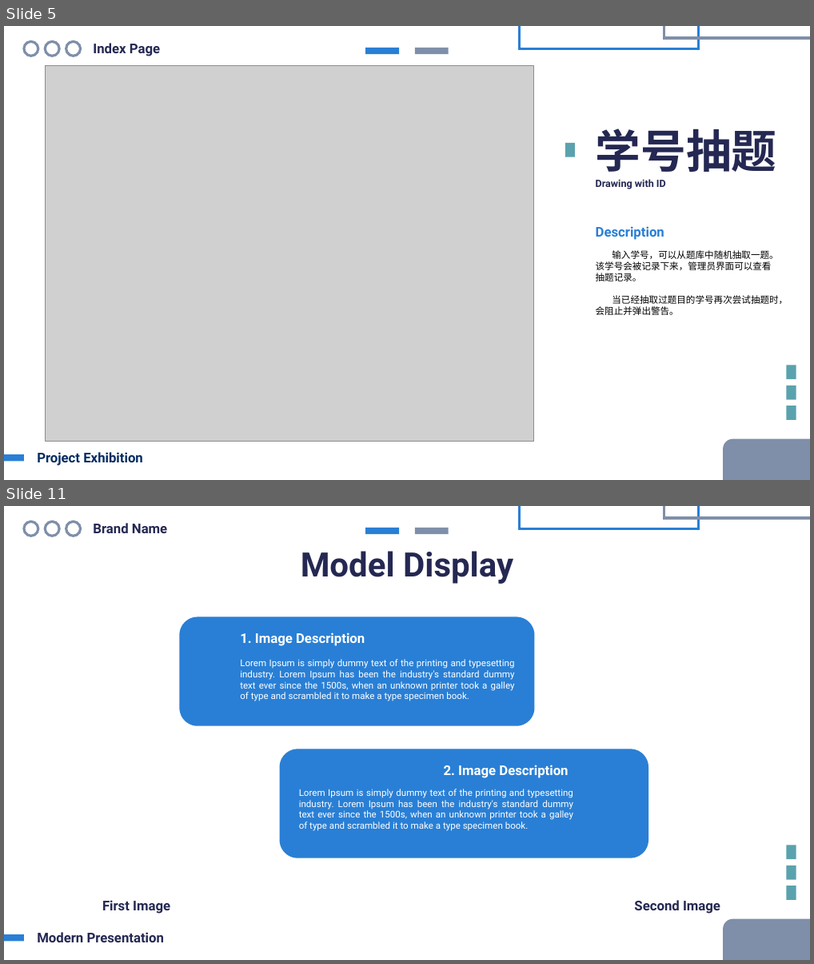
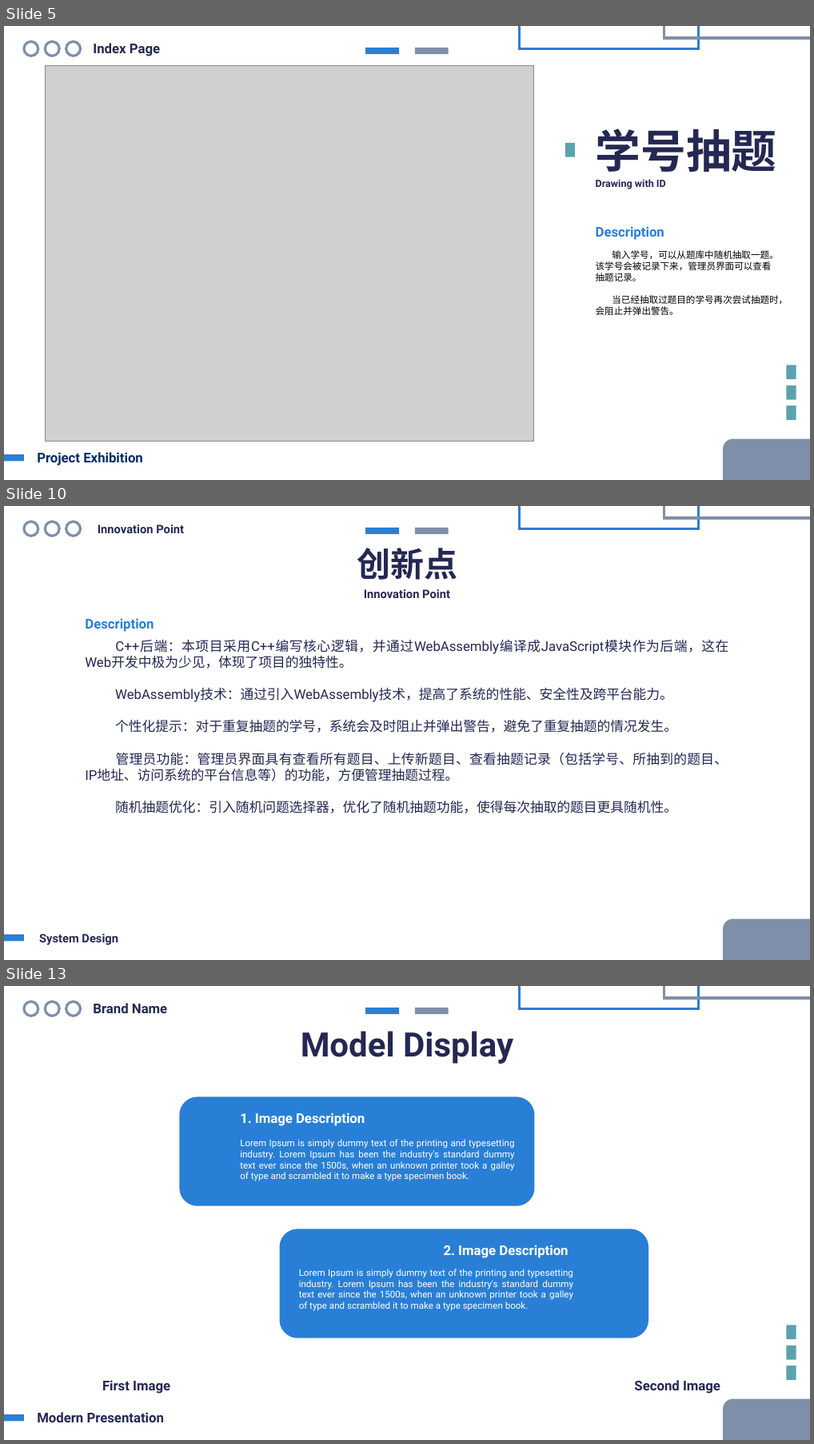
Before and after one commit to HoshiMeisa/Question-Drawing-System, a slide deck: ThesisDefense.pptx. Shown one above the other, each under a label of ours: slides 5 and 11 before the commit, slides 5, 10 and 13 after it; the slides between them are not shown. The pictures are 814x964 and 814x1444 pixels, drawn with LibreOffice and Linux fonts; fonts in the diff are those of the drawing; grey boxes stand for pictures. Boxes give left, top, right and bottom in pixels: in the first picture for what was removed or moved away, otherwise in the second. Text is boxed around its words. In the diff, an @@ line names an element or a change of style, - is before the commit and + after.

```diff
--- a/ThesisDefense.pptx
+++ b/ThesisDefense.pptx
@@ slide 10 added at [4, 506, 810, 960], background #FFFFFF @@
@@ ellipse added at [24, 522, 38, 536], outline #7F8FA9 3 pt @@
@@ ellipse added at [45, 522, 60, 536], outline #7F8FA9 3 pt @@
@@ ellipse added at [66, 522, 81, 536], outline #7F8FA9 3 pt @@
@@ text added at [98, 524, 184, 533], 14 pt, text #242852, bold @@
+Innovation Point
@@ rectangle added at [366, 528, 399, 535], fill #297FD5 @@
@@ rectangle added at [415, 528, 449, 535], fill #7F8FA9 @@
@@ rectangle added at [520, 506, 699, 529], outline #297FD5 3 pt @@
@@ rectangle added at [665, 506, 810, 518], outline #7F8FA9 3 pt @@
@@ text added at [357, 548, 458, 580], 40 pt, text #242852, bold @@
+        创新点
@@ text added at [364, 589, 450, 598], 14 pt, text #242852, bold @@
+Innovation Point
@@ text added at [85, 618, 154, 632], 16 pt, text #297FD5, bold @@
+Description
@@ text added at [85, 640, 729, 813], 16 pt, text #242852 @@
+C++后端：本项目采用C++编写核心逻辑，并通过WebAssembly编译成JavaScript模块作为后端，这在Web开发中极为少见，体现了项目的独特性。
+WebAssembly技术：通过引入WebAssembly技术，提高了系统的性能、安全性及跨平台能力。
+个性化提示：对于重复抽题的学号，系统会及时阻止并弹出警告，避免了重复抽题的情况发生。
+管理员功能：管理员界面具有查看所有题目、上传新题目、查看抽题记录（包括学号、所抽到的题目、IP地址、访问系统的平台信息等）的功能，方便管理抽题过程。
+随机抽题优化：引入随机问题选择器，优化了随机抽题功能，使得每次抽取的题目更具随机性。
@@ rectangle added at [4, 934, 23, 941], fill #297FD5 @@
@@ text added at [39, 933, 118, 944], 14 pt, text #242852, bold @@
+System Design
@@ rounded rectangle added at [723, 919, 810, 960], fill #7F8FA9 @@
@@ what was slide 11 is now slide 13 @@
```
Also in this commit, not shown: 6 slides changed, 2 other slides added, 1 slide removed, 3 other files.
